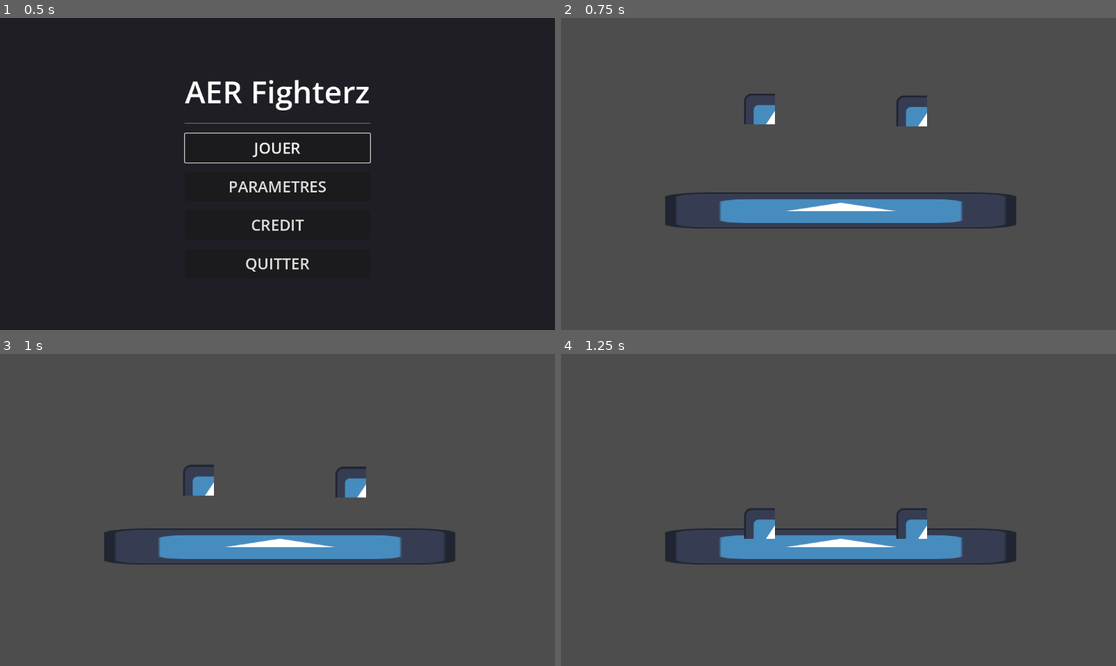
Above: before the commit, frames 1-4 (two rows, left to right).
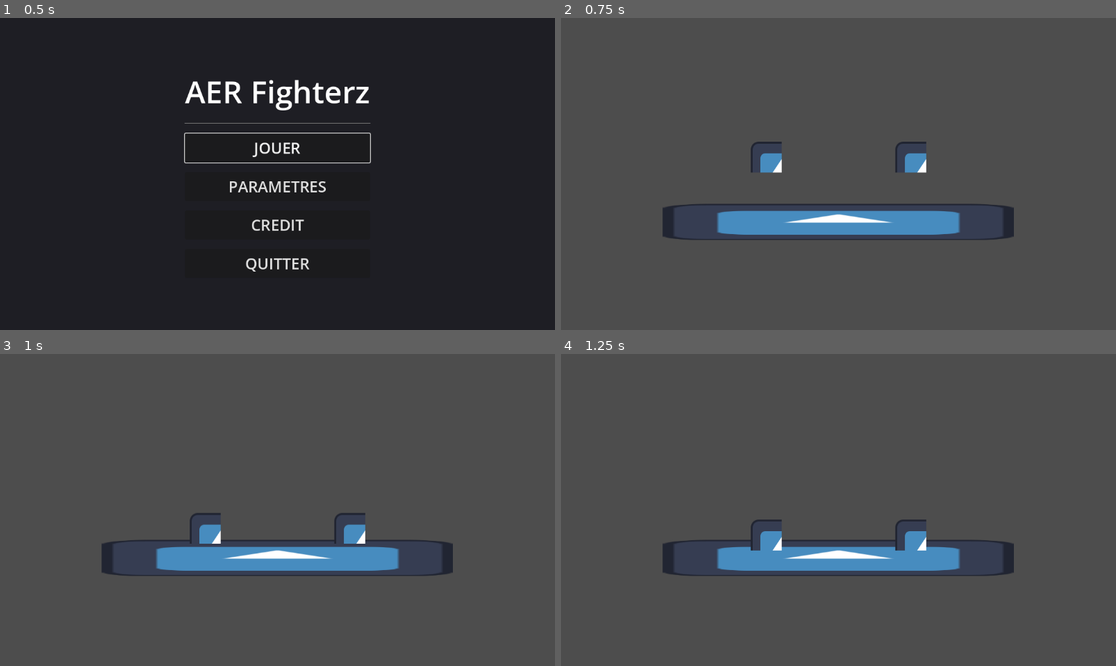
Above: after the commit, the same moments.

Repository: Alexnex31/Game-JAM-epitech
Game: Godot game, scene res://src/scenes/MainMenu.tscn
The game is run twice, just before and just after one commit, with the same random seed, the same clock (stepped at 60 frames per second) and the same inputs. The engine's default icon, where the game draws it, is replaced by a stand-in: a white triangle on a blue panel in a dark square.
Inputs:
- Up to frame 1 (0.5 s): no input
- Up to frame 2 (0.75 s): click "JOUER" at 0.5 s
- Up to frame 3 (1 s): no input
- Up to frame 4 (1.25 s): no input

Frame 1 is identical in both runs. In frame 2, 5.8% of the frame differs, in the area x 18-82%, y 24-72%; in frame 3, 5.4%; in frame 4, 4.9%.

Commit message:
UPDATE: blast zones

Diff:
--- a/fighting-game/brouillon_arena.tscn
+++ b/fighting-game/brouillon_arena.tscn
@@ -7,10 +7,16 @@
 [ext_resource type="PackedScene" uid="uid://kbb40ye14i8" path="res://src/scenes/PauseMenu.tscn" id="4_pause"]
 
 [sub_resource type="RectangleShape2D" id="RectangleShape2D_f8uun"]
-size = Vector2(1960.75, 499.5)
+size = Vector2(3498, 499.5)
 
 [sub_resource type="RectangleShape2D" id="RectangleShape2D_lyn1t"]
 size = Vector2(489, 1985.5)
+
+[sub_resource type="RectangleShape2D" id="RectangleShape2D_vrepa"]
+size = Vector2(490, 1976)
+
+[sub_resource type="RectangleShape2D" id="RectangleShape2D_s6ld8"]
+size = Vector2(3494, 496)
 
 [sub_resource type="RectangleShape2D" id="RectangleShape2D_paolq"]
 size = Vector2(739, 78)
@@ -21,23 +27,23 @@
 [node name="blast_zone" type="Area2D" parent="." unique_id=1245320699]
 
 [node name="CollisionShape2D" type="CollisionShape2D" parent="blast_zone" unique_id=2126549232]
-position = Vector2(217, 955)
-shape = SubResource("RectangleShape2D_f8uun")
-
-[node name="CollisionShape2D" type="CollisionShape2D" parent="blast_zone/CollisionShape2D" unique_id=2115490432]
-position = Vector2(2, -1937)
+position = Vector2(0, 900)
 shape = SubResource("RectangleShape2D_f8uun")
 
 [node name="CollisionShape2D2" type="CollisionShape2D" parent="blast_zone" unique_id=939924213]
-position = Vector2(1447, 54.25)
+position = Vector2(-1500, 0)
 shape = SubResource("RectangleShape2D_lyn1t")
 
-[node name="CollisionShape2D2" type="CollisionShape2D" parent="blast_zone/CollisionShape2D2" unique_id=1655174664]
-position = Vector2(-2453, -5.25)
-shape = SubResource("RectangleShape2D_lyn1t")
+[node name="CollisionShape2D3" type="CollisionShape2D" parent="blast_zone" unique_id=1464774930]
+position = Vector2(1500, 5)
+shape = SubResource("RectangleShape2D_vrepa")
+
+[node name="CollisionShape2D4" type="CollisionShape2D" parent="blast_zone" unique_id=1068033269]
+position = Vector2(0, -1200)
+shape = SubResource("RectangleShape2D_s6ld8")
 
 [node name="arena" type="StaticBody2D" parent="." unique_id=1560683133]
-position = Vector2(200, 300)
+position = Vector2(0, 100)
 collision_mask = 0
 
 [node name="CollisionShape2D" type="CollisionShape2D" parent="arena" unique_id=301887900]
@@ -49,14 +55,13 @@
 texture = ExtResource("3_da5vq")
 
 [node name="President_FighterBase" parent="." unique_id=1814184204 instance=ExtResource("3_mwyi6")]
-position = Vector2(31, 74)
+position = Vector2(-150, -50)
 
 [node name="President_FighterBase2" parent="." unique_id=1365827944 instance=ExtResource("3_mwyi6")]
-position = Vector2(347, 78)
+position = Vector2(150, -50)
 player_id = 2
 
 [node name="MultiTargetCam" parent="." unique_id=1500751112 instance=ExtResource("4_lyn1t")]
-position = Vector2(195, 224)
 
 [node name="UI" type="CanvasLayer" parent="." unique_id=962535780]
 
